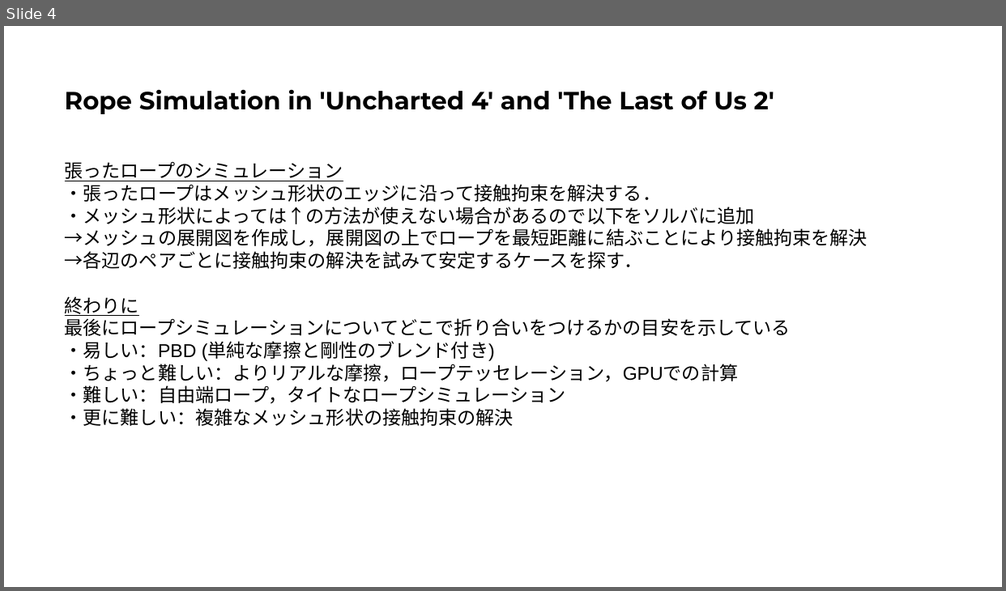
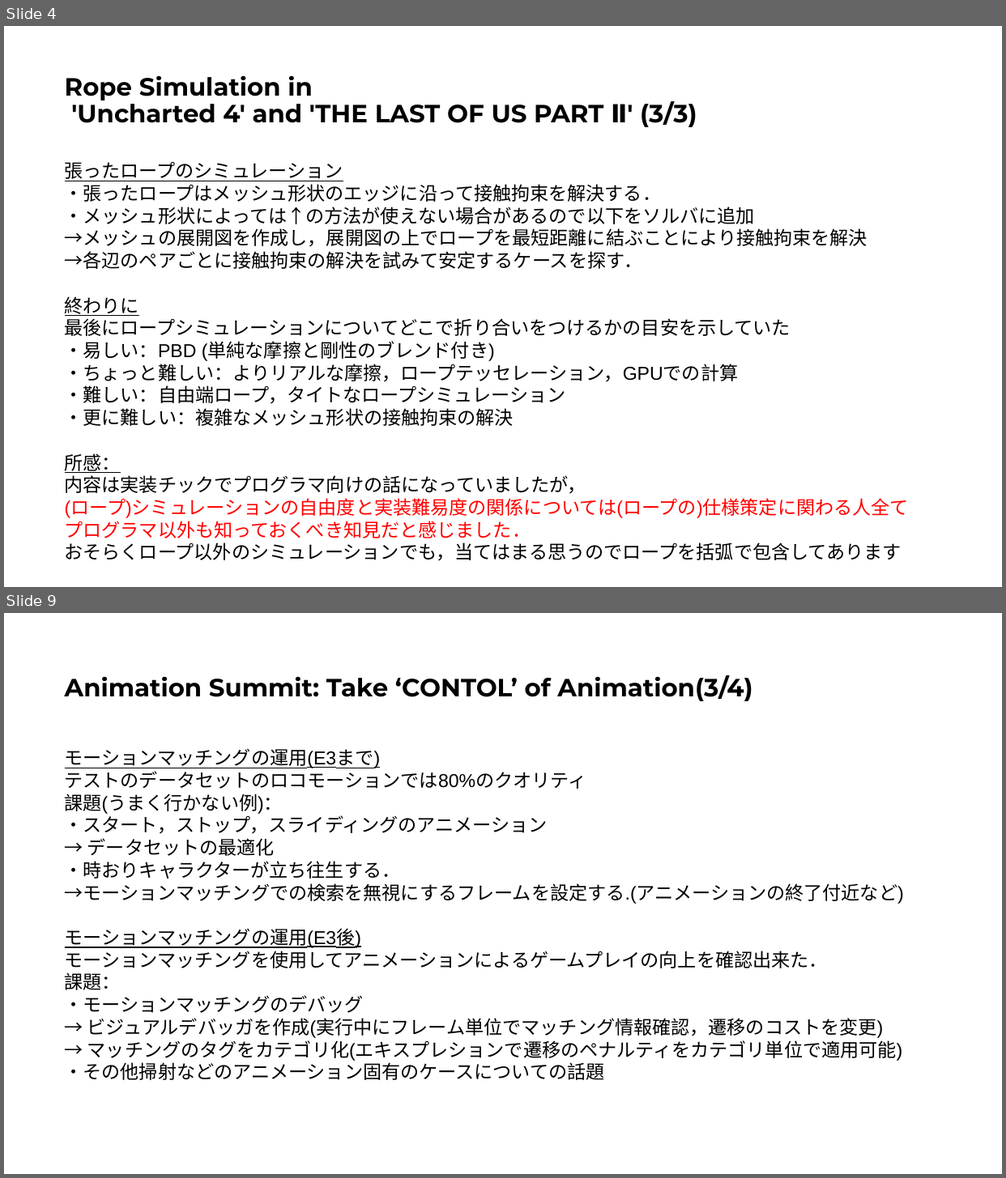
Before and after one commit to IchigoPantsu/test, a slide deck: rope.pptx. Shown one above the other, each under a label of ours: slide 4 before the commit, slides 4 and 9 after it; the slides between them are not shown. The pictures are 1006x591 and 1006x1178 pixels, drawn with LibreOffice and Linux fonts; fonts in the diff are those of the drawing. Boxes give left, top, right and bottom in pixels: in the first picture for what was removed or moved away, otherwise in the second. Text is boxed around its words. In the diff, an @@ line names an element or a change of style, - is before the commit and + after.

```diff
--- a/rope.pptx
+++ b/rope.pptx
@@ slide 9 added at <box>4,613,1002,1174</box>, background #FFFFFF @@
@@ title added at <box>65,675,752,701</box>, 24 pt, text #000000, bold @@
+Animation Summit: Take ‘CONTOL’ of Animation(3/4)
@@ text added at <box>65,749,904,1080</box>, 18 pt, text #000000 @@
+モーションマッチングの運用(E3まで)
+テストのデータセットのロコモーションでは80%のクオリティ
+課題(うまく行かない例)：
+・スタート，ストップ，スライディングのアニメーション
+→ データセットの最適化
+・時おりキャラクターが立ち往生する．
+→モーションマッチングでの検索を無視にするフレームを設定する.(アニメーションの終了付近など)
+モーションマッチングの運用(E3後)
+モーションマッチングを使用してアニメーションによるゲームプレイの向上を確認出来た．
+課題：
+・モーションマッチングのデバッグ
+→ ビジュアルデバッガを作成(実行中にフレーム単位でマッチング情報確認，遷移のコストを変更)
+→ マッチングのタグをカテゴリ化(エキスプレションで遷移のペナルティをカテゴリ単位で適用可能)
+・その他掃射などのアニメーション固有のケースについての話題
@@ slide 4 changed as well @@
@@ title at <box>65,75,697,128</box>: text changed @@
-Rope Simulation in 'Uncharted 4' and 'The Last of Us 2'
+Rope Simulation in
+'Uncharted 4' and 'THE LAST OF US PART Ⅱ' (3/3)
@@ text at <box>65,318,791,336</box>: text changed @@
-最後にロープシミュレーションについてどこで折り合いをつけるかの目安を示している
+最後にロープシミュレーションについてどこで折り合いをつけるかの目安を示していた
@@ text at <box>65,454,909,561</box>: paragraphs added @@
+所感：
+内容は実装チックでプログラマ向けの話になっていましたが，
+(ロープ)シミュレーションの自由度と実装難易度の関係については(ロープの)仕様策定に関わる人全て
+プログラマ以外も知っておくべき知見だと感じました．
+おそらくロープ以外のシミュレーションでも，当てはまる思うのでロープを括弧で包含してあります
```
Also in this commit, not shown: 2 other slides changed, 15 other slides added.
